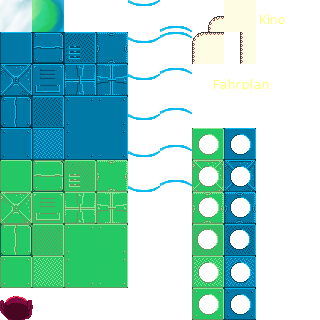
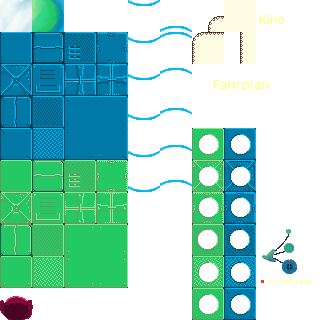
The second 320 × 320 image is a revision of the first. Changes to its layers:
added layer "3rd" above "2ndF" over (x1=286, y1=229, x2=291, y2=234)
added layer "2ndF" above "1stF" over (x1=284, y1=243, x2=294, y2=253)
added layer "1stF" above "YOU ARE HERE" over (x1=282, y1=259, x2=297, y2=274)
added layer "YOU ARE HERE" above "test_karte" over (x1=266, y1=279, x2=312, y2=285)
added layer "test_karte" above "karte" over (x1=261, y1=234, x2=289, y2=283)
added layer "karte" above "fenster_blue" over (x1=262, y1=249, x2=276, y2=262)
